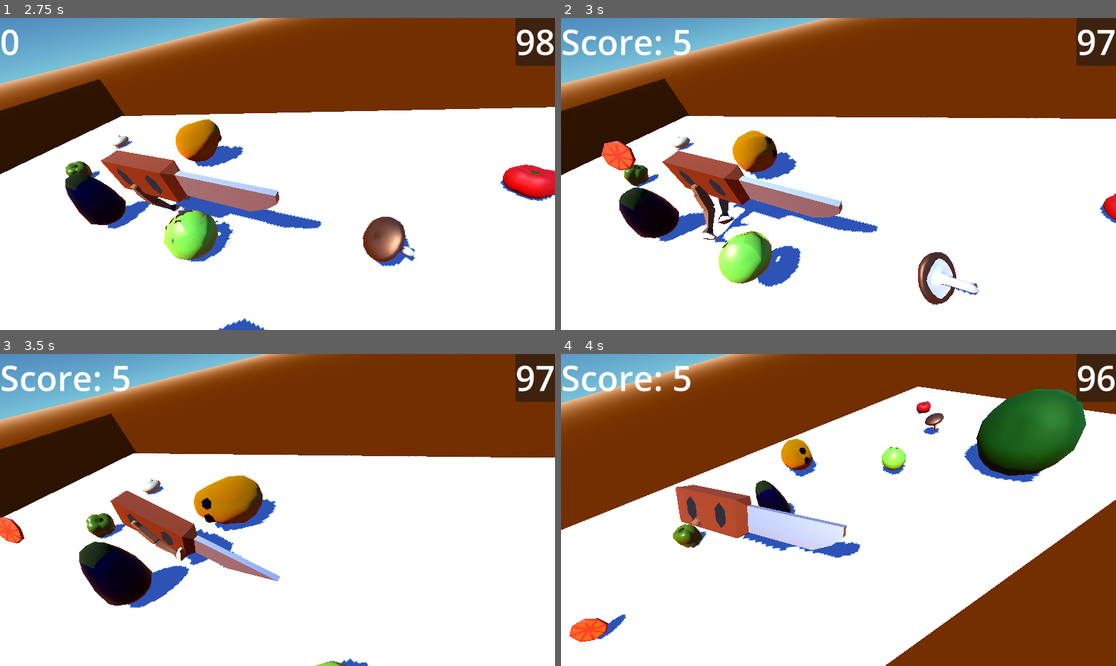
Above: before the commit, frames 1-4 (two rows, left to right).
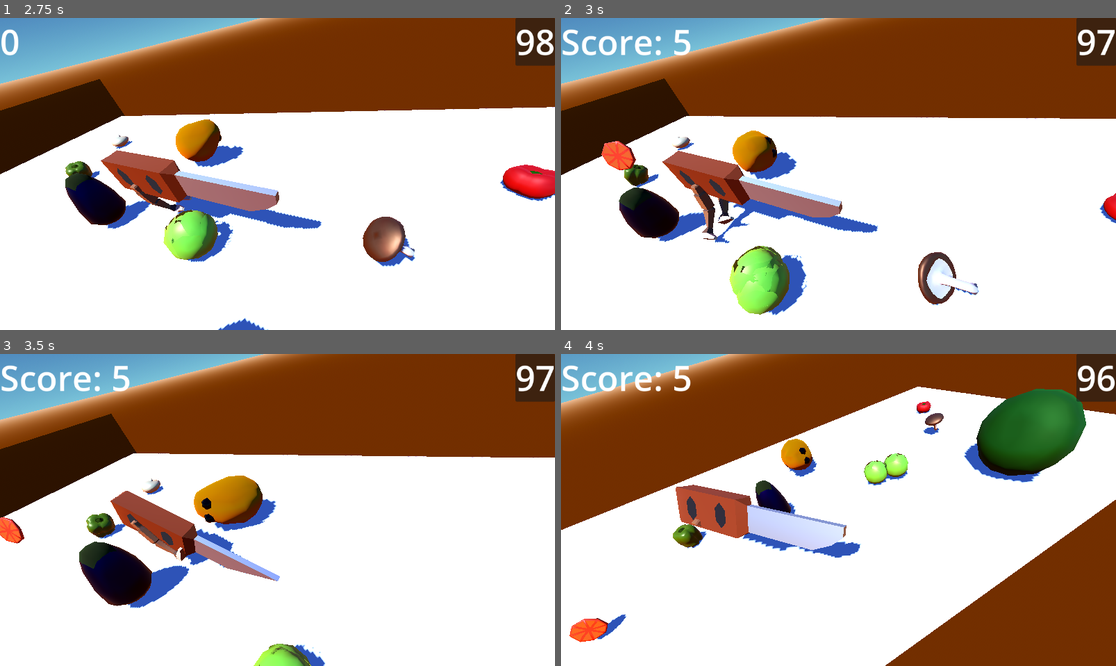
Above: after the commit, the same moments.

Repository: picklefarmer/Vegetable-Dance
Game: Godot game, scene res://Main.tscn
Same seed, same stepped clock (60 frames per second), same inputs: the game is played once before the commit and once after it.
Inputs:
- Up to frame 1 (2.75 s): tap Enter (ui_accept) at 0.5, 0.77, 1.52 s; hold E (rotateL) 0.53-1.28 s; hold Up (ui_up) 0.53-2.03 s; tap Q (rotateR) at 1.35 s; hold Left (ui_left) from 2.03 s (still down); hold E (rotateL) from 2.03 s (still down)
- Up to frame 2 (3 s): keep holding Left (ui_left); release E (rotateL) at 2.78 s; tap Q (rotateR) at 2.85 s
- Up to frame 3 (3.5 s): keep holding Left (ui_left); tap Enter (ui_accept) at 3.02 s
- Up to frame 4 (4 s): release Left (ui_left) at 3.53 s; hold Down (ui_down) from 3.53 s (still down); hold E (rotateL) from 3.53 s (still down); tap Enter (ui_accept) at 3.77 s

Frame 1 is identical in both runs. In frame 2, 2.9% of the frame differs, in the area x 28-45%, y 68-96%; in frame 3, 0.8%; in frame 4, 0.6%.

Commit message:
Multiplying Vegetables

Diff:
--- a/knife.gd
+++ b/knife.gd
@@ -5,7 +5,7 @@
 @export var JUMP_VELOCITY = 14.5
 @export var ROTATE_SPEED = 25
 @export var Countdown = 100
-@export var winAmount = 200
+@export var winAmount = 1200
 var isPlaying = true
 @export var vegetable = {
 	"tomato": preload("res://slice.tscn"),
--- a/knife.tscn
+++ b/knife.tscn
@@ -337,7 +337,7 @@
 
 [node name="Display" type="PanelContainer" parent="Empty/Camera3D"]
 visible = false
-anchors_preset = -1
+anchors_preset = 15
 anchor_right = 1.0
 anchor_bottom = 1.0
 offset_top = 438.0
--- a/vegetable.gd
+++ b/vegetable.gd
@@ -8,7 +8,7 @@
 @export var type = "tomato"
 @export var jump = 23
 var enabled = false
-
+#var vegetableObject = preload("res://broccoli.tscn")
 @onready var audio_stream_player : AudioStreamPlayer = $"../AudioStreamPlayer"
 
 var record_bus_index : int
@@ -55,7 +55,8 @@
 		isDancing = false
 		if scale.y > .25:
 			scale -= Vector3.ONE/6
-			var Knife = $"../knife"
+			var Knife = body
+
 			var knifeLoc = Knife.position
 
 			Action.pushSlice.emit(type)
@@ -66,9 +67,27 @@
 			#linear_velocity += Vector3.FORWARD*10
 			linear_velocity = global_transform.basis * Vector3(0,0,-jump)
 			#apply_central_force(-global_transform.basis.z*50)
+
+			duplicateVeggie(scale.y)
 		else:
 			Action.complete.emit()
 			queue_free()
+
+func duplicateVeggie(veggieScale):
+	var veggie = duplicate()
+#
+	var start = position
+	#var forward : Vector3 = -global_transform.basis.z
+	#var forward : Vector3 = -$Empty.basis.x
+	#start.y = position.y + 3
+	#veggie.position = start
+	veggie.scale = Vector3.ONE* veggieScale
+	##$SliceSound.play()
+	#
+	get_tree().root.add_child(veggie)
+	#
+	#
+
 
 
 func _on_timer_timeout() -> void:
Not shown, added: Models/resources/leg.blend.import
Not shown, added: Main.tscn654984128.tmp
Not shown, added: Models/resources/leg.blend
